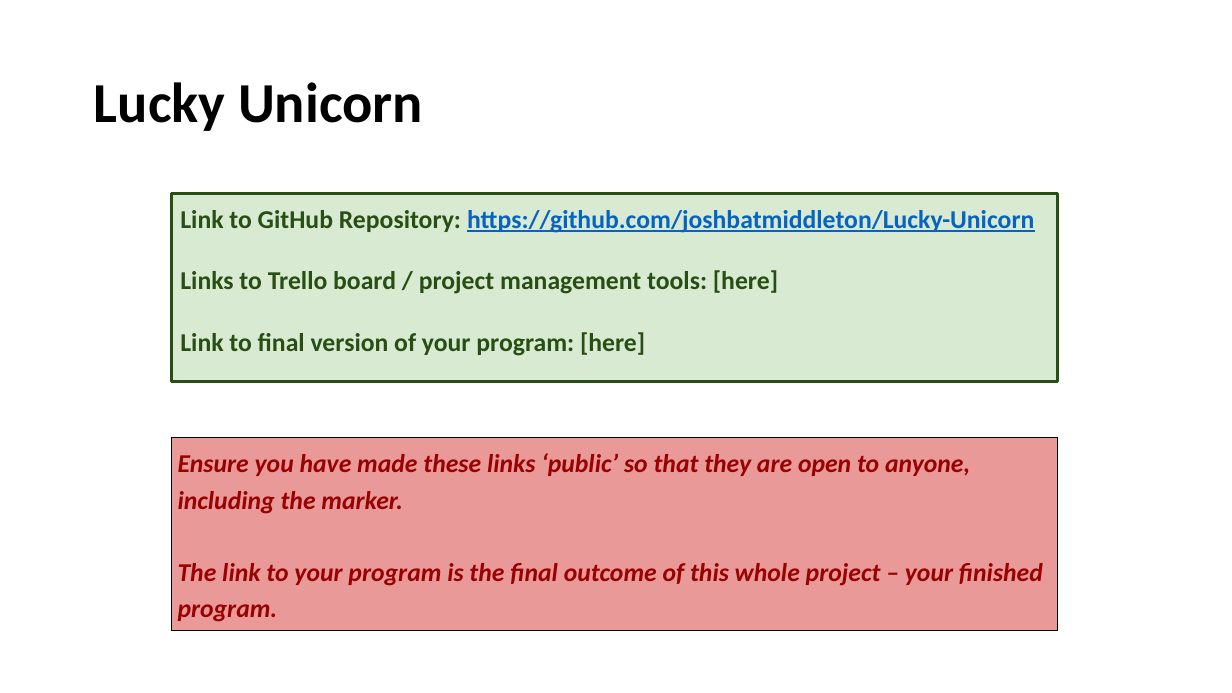
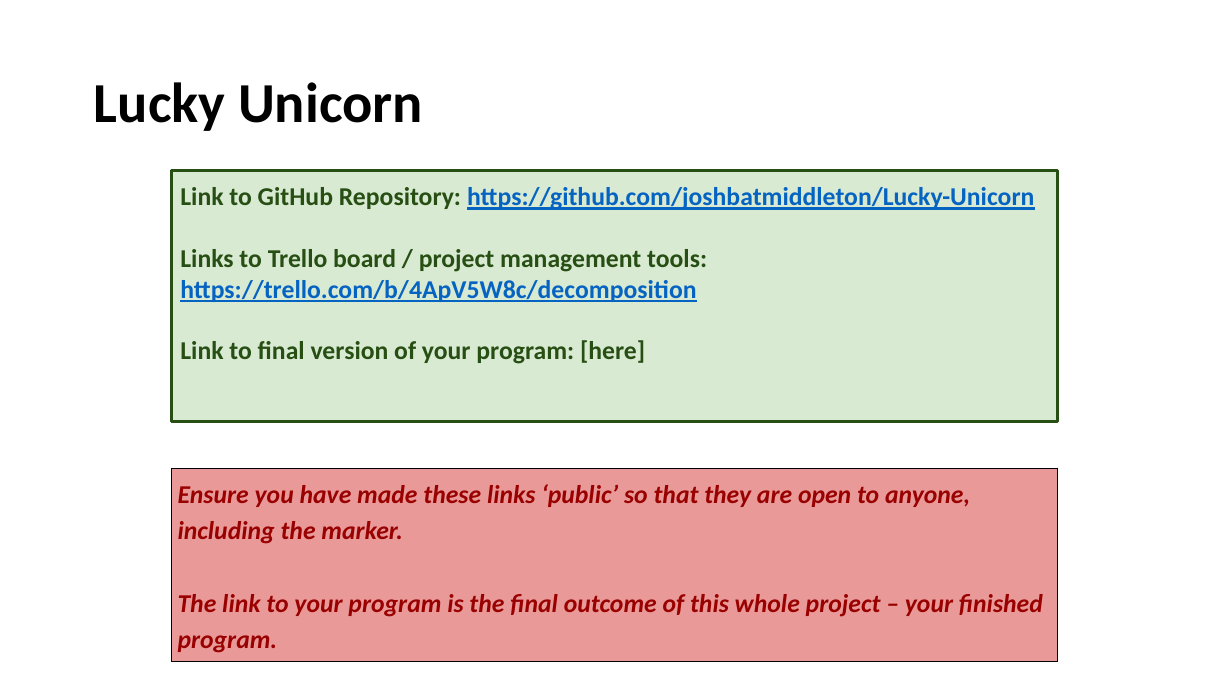
Before and after one commit to joshbatmiddleton/Lucky-Unicorn, a slide deck: slide 2 of Lucky Unicorn Documentation.pptx. Drawn at 1232x693 pixels with LibreOffice and Linux fonts; fonts in the diff are those of the drawing. Boxes give left, top, right and bottom in pixels: in the first picture for what was removed or moved away, otherwise in the second. Text is boxed around its words. In the diff, an @@ line names an element or a change of style, - is before the commit and + after.

```diff
--- a/Lucky Unicorn Documentation.pptx
+++ b/Lucky Unicorn Documentation.pptx
@@ rectangle "Link to GitHub Repository: https://github.com/joshbatmiddlet ...": place and size @@
-rectangle "Link to GitHub Repository: https://github.com/joshbatmiddlet ..." at box(171, 193, 1057, 381)
+rectangle "Link to GitHub Repository: https://github.com/joshbatmiddlet ..." at box(171, 171, 1057, 422)
@@ text in rectangle at box(180, 249, 707, 302): text changed; text colour #274E13 to #0563C1 @@
-Links to Trello board / project management tools: [here]
+Links to Trello board / project management tools: https://trello.com/b/4ApV5W8c/decomposition
@@ table: place and size @@
-table at box(171, 437, 1057, 626)
+table at box(171, 469, 1057, 657)
```
Also in this commit, not shown: 1 other slide changed, 1 slide added, 1 slide removed, 1 other file.
